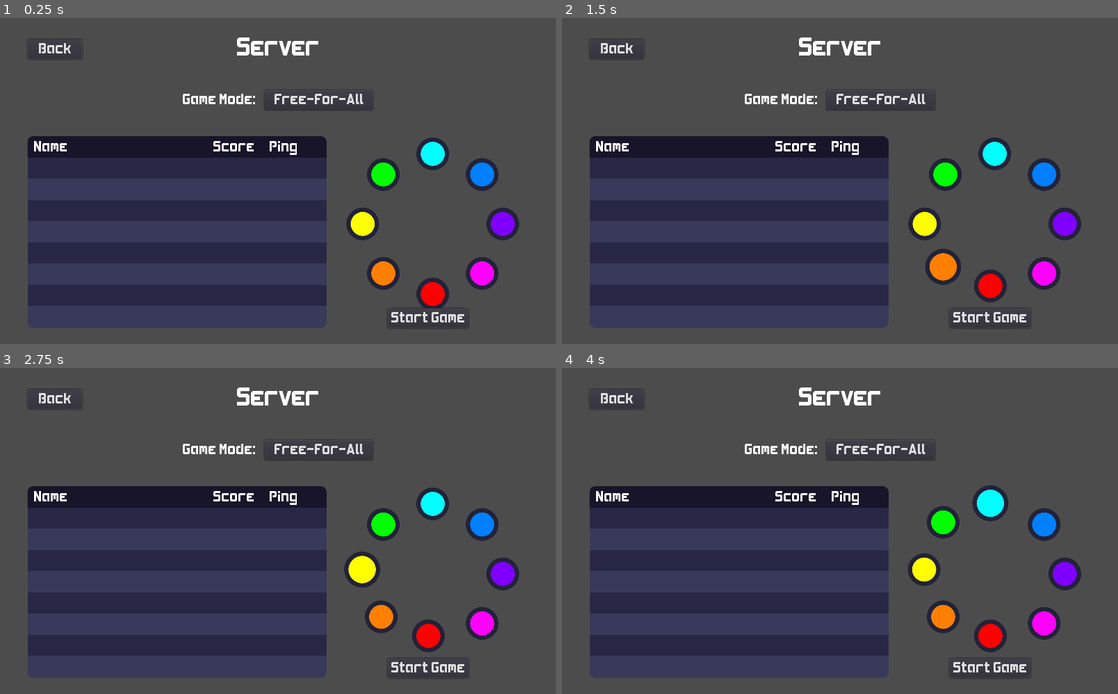
Above: before the commit, frames 1-4 (two rows, left to right).
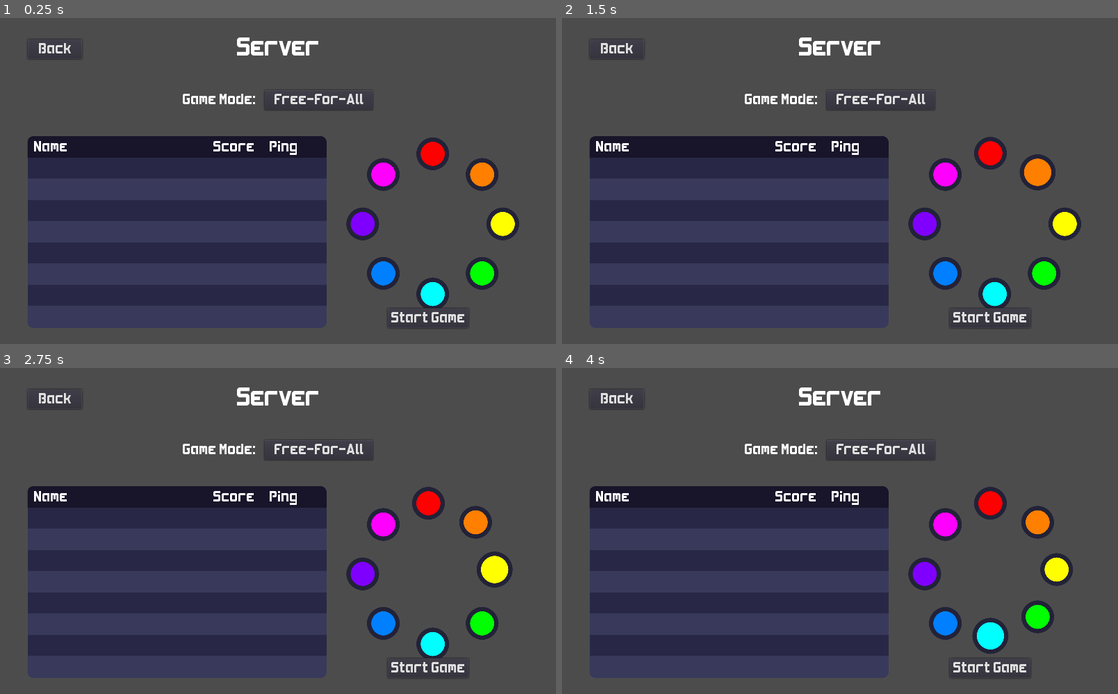
Above: after the commit, the same moments.

Repository: kdreese/godot-3D-shooter-project
Game: Godot game, scene res://src/states/Lobby.tscn
The game is run twice, just before and just after one commit, with the same random seed, the same clock (stepped at 60 frames per second) and the same inputs. This scene is started directly instead of the project's main scene.
Inputs (mouse positions are in pixels of both pictures, inside the frame that each line leads up to; where the layout moved, square brackets give the same spot in the first picture):
- Up to frame 1 (0.25 s): no input
- Up to frame 2 (1.5 s): click (995, 154) [995, 295] at 0.5 s; click (1045, 174) [945, 272] at 1.25 s
- Up to frame 3 (2.75 s): click (500, 573) [361, 573] at 2 s
- Up to frame 4 (4 s): click (1045, 622) [945, 524] at 2.75 s; click (995, 645) [995, 504] at 3.5 s

The runs differ from the first frame. In frame 1, 2.0% of the frame differs, in the area x 63-93%, y 37-89%; in frame 2, 3.3%; in frame 3, 3.8%; in frame 4, 4.0%, in the area x 62-94%, y 36-88%.

Commit message:
Small menu-related fixes

Diff:
--- a/src/objects/ColorButton.gd
+++ b/src/objects/ColorButton.gd
@@ -48,6 +48,6 @@
 	var min_rect_dimension := min(button_circle.rect_size.x, button_circle.rect_size.y)
 	var circle_radius := 0.5 * BUTTON_CIRCLE_RADIUS_SCALE * min_rect_dimension
 	# The center position of the button
-	var button_center_position := circle_center_position + circle_radius * Vector2(-sin(angle), cos(angle))
+	var button_center_position := circle_center_position + circle_radius * Vector2(sin(angle), -cos(angle))
 	rect_size = 2 * BUTTON_RADIUS * true_scale * Vector2(1.0, 1.0)
 	rect_global_position = button_center_position - BUTTON_RADIUS * true_scale * Vector2(1.0, 1.0)
--- a/src/states/Lobby.gd
+++ b/src/states/Lobby.gd
@@ -208,6 +208,7 @@
 				ping_label.text = ""
 		else:
 			row.get_node("HBoxContainer/Name").text = ""
+			row.get_node("HBoxContainer/Score").text = ""
 			row.get_node("HBoxContainer/Ping").text = ""
 
 
--- a/src/states/PauseMenu.gd
+++ b/src/states/PauseMenu.gd
@@ -12,6 +12,7 @@
 		disconnect_button.text = "Stop Hosting"
 	if not get_tree().has_network_peer():
 		disconnect_button.text = "Quit Free Play"
+		back_to_lobby_button.hide()
 	mouse_sens_slider.value = Global.config["mouse_sensitivity"]
 
 
